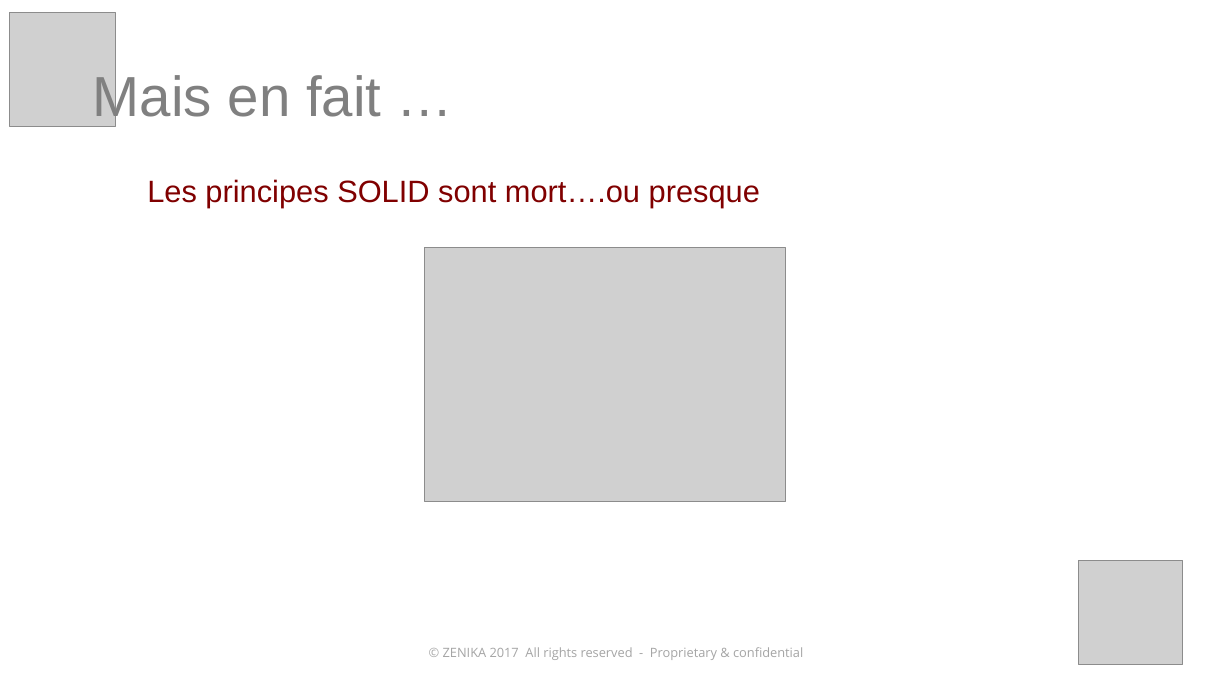
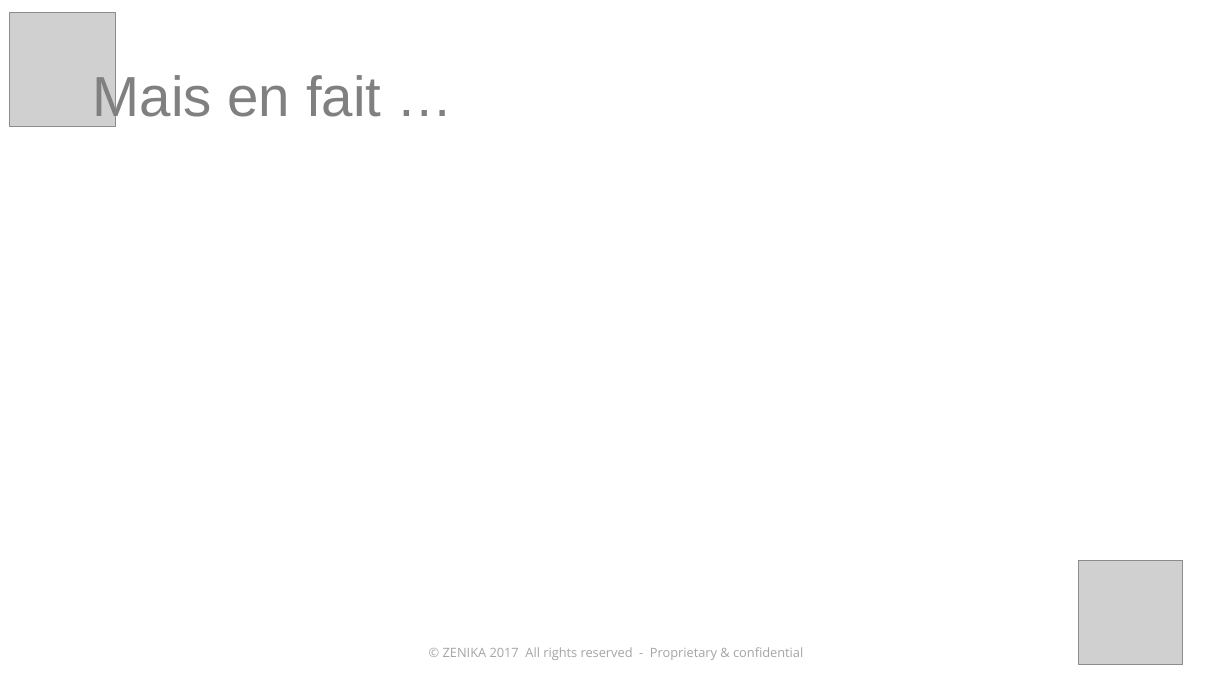
Before and after one commit to kronann/solid-dinosaur, a slide deck: slide 14 of solid-workshop.pptx (slide 15 before the commit). Drawn at 1232x693 pixels with LibreOffice and Linux fonts; fonts in the diff are those of the drawing; grey boxes stand for pictures. Boxes give left, top, right and bottom in pixels: in the first picture for what was removed or moved away, otherwise in the second. Text is boxed around its words. In the diff, an @@ line names an element or a change of style, - is before the commit and + after.

Commit message:
chore: Add solid examples + ppt

```diff
--- a/solid-workshop.pptx
+++ b/solid-workshop.pptx
@@ text removed at (x1=147, y1=179, x2=760, y2=208) @@
-Les principes SOLID sont mort….ou presque
@@ picture removed at (x1=425, y1=248, x2=787, y2=502) @@
```
Also in this commit, not shown: 8 other slides changed, 1 slide added, 10 other files.
